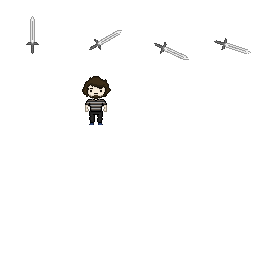
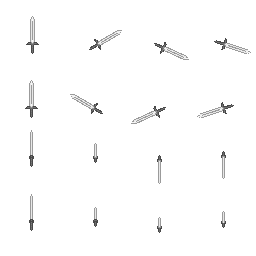
Two versions of the same layered image (256 x 256). Layer-by-layer changes:
painted on "Background" over [25, 76, 234, 233]
